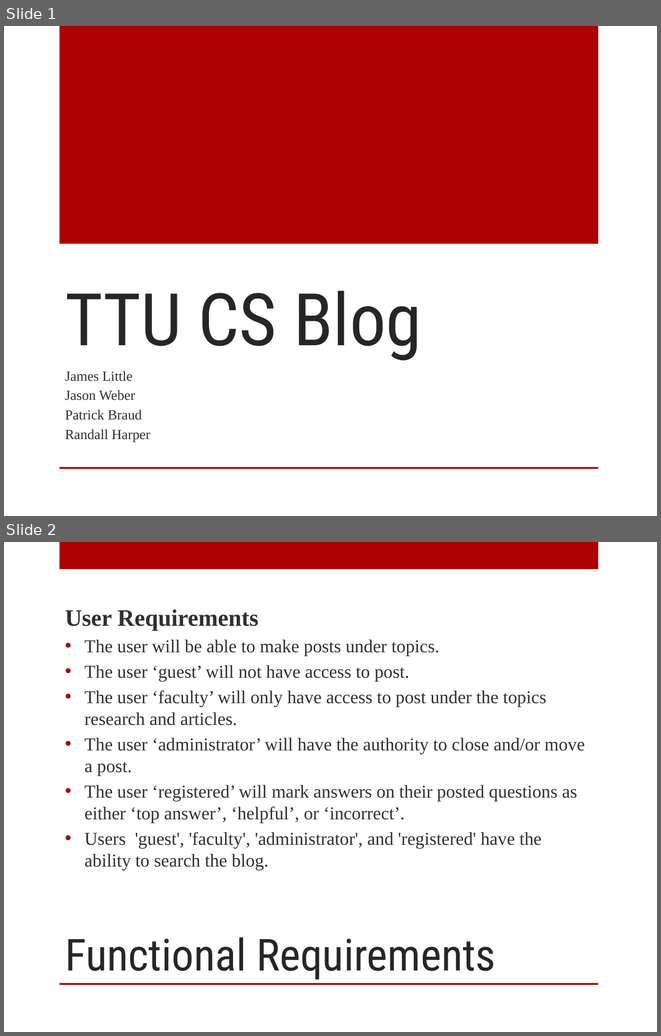
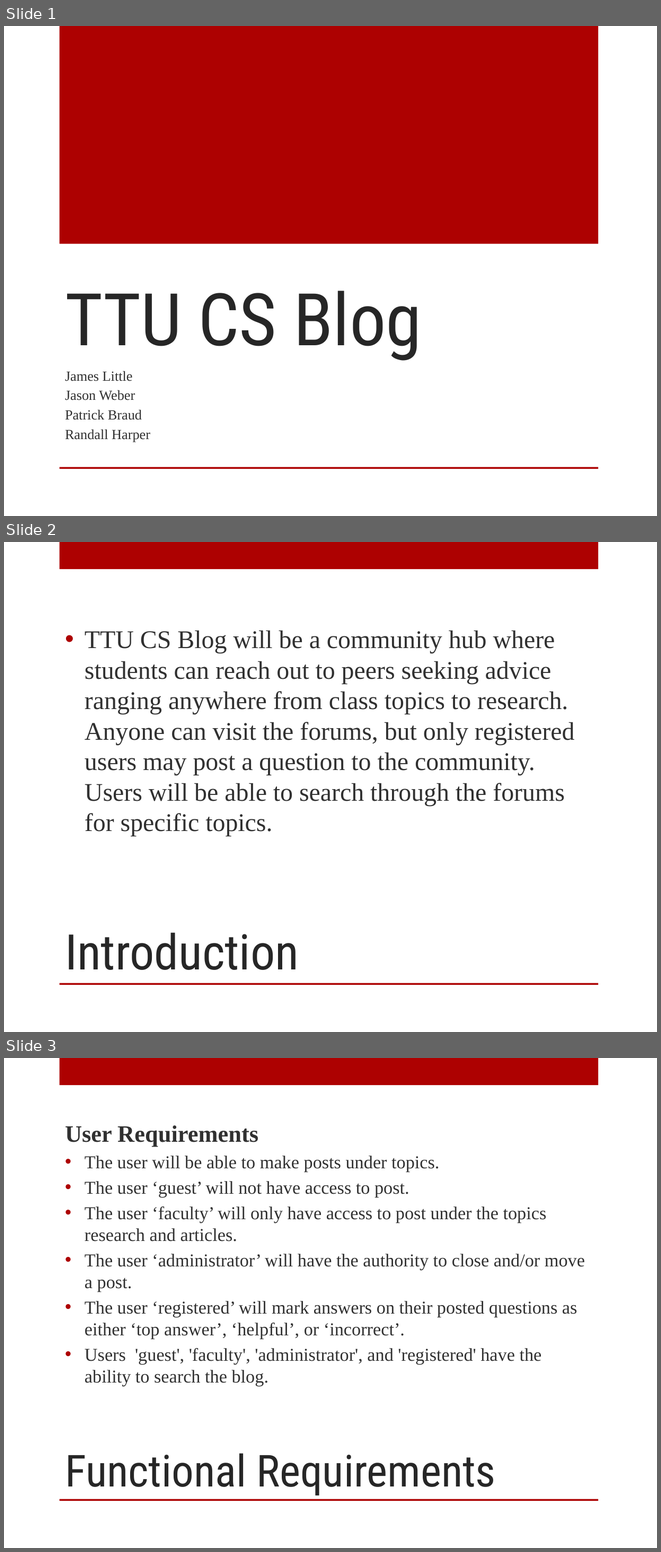
Before and after one commit to patrickbraud/CapstoneProject, a slide deck: Proposal/Design/Design_Presentation.pptx. Shown one above the other, each under a label of ours: slides 1 and 2 before the commit, slides 1, 2 and 3 after it. The pictures are 661x1036 and 661x1552 pixels, drawn with LibreOffice and Linux fonts; fonts in the diff are those of the drawing; background and template pictures are left out. Boxes give left, top, right and bottom in pixels: in the first picture for what was removed or moved away, otherwise in the second. Text is boxed around its words. In the diff, an @@ line names an element or a change of style, - is before the commit and + after.

Commit message:
new slides

```diff
--- a/Proposal/Design/Design_Presentation.pptx
+++ b/Proposal/Design/Design_Presentation.pptx
@@ slide 2 added at (4,542,657,1032), background picture (left out); not listed: 2 template elements that a slide beside it also shows @@
@@ text added at (85,630,575,836), 28 pt, text #303030 @@
+• TTU CS Blog will be a community hub where students can reach out to peers seeking advice ranging anywhere from class topics to research. Anyone can visit the forums, but only registered users may post a question to the community. Users will be able to search through the forums for specific topics.
@@ title added at (65,932,299,970), 54 pt, text #262626 @@
+Introduction
@@ what was slide 2 is now slide 3 @@
```
Also in this commit, not shown: 1 other slide added.
